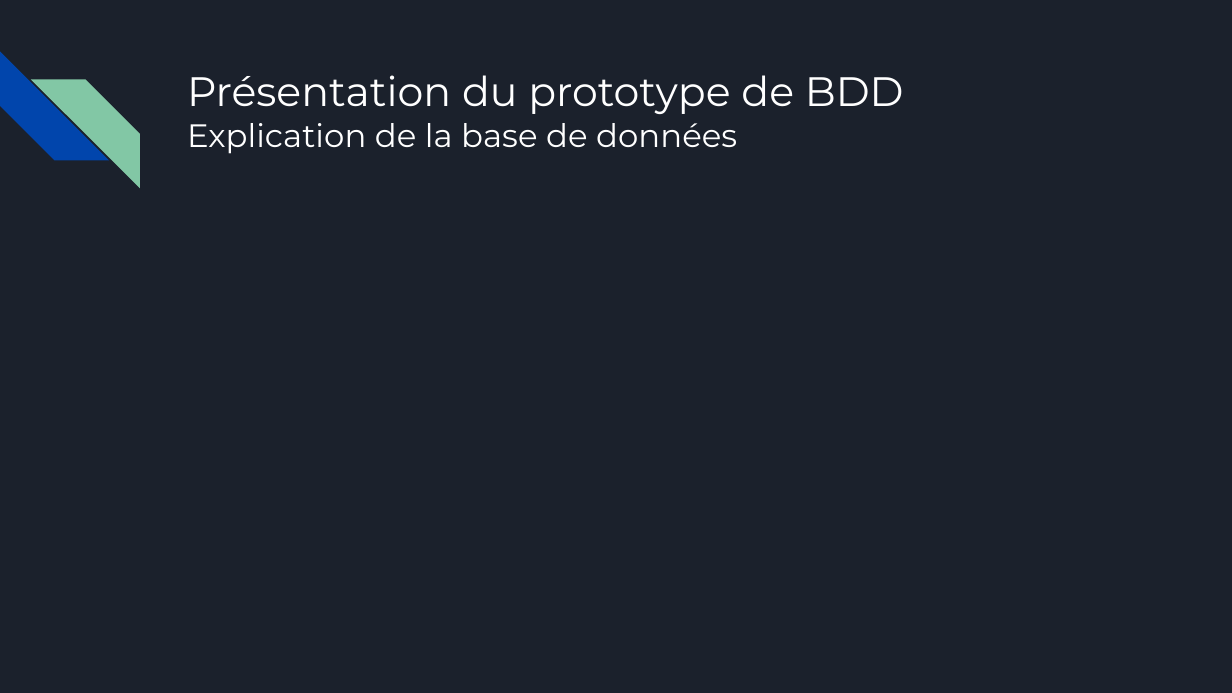
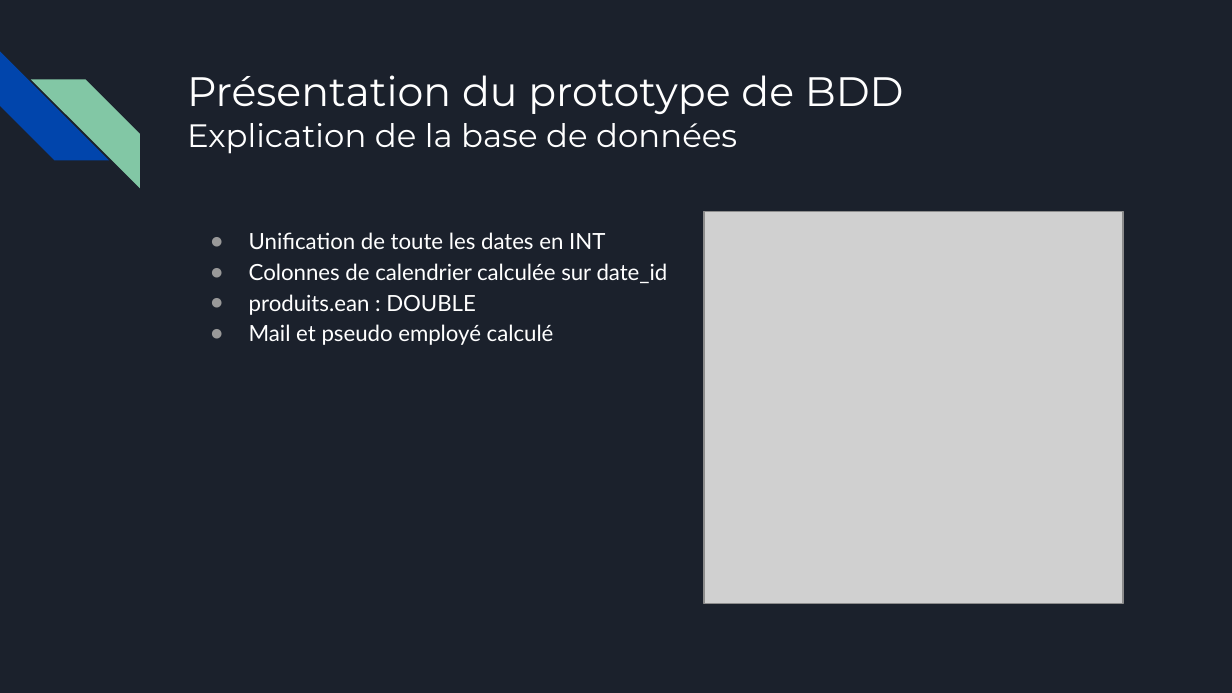
Before and after one commit to PAANNO/OPC-Data_Engineer, a slide deck: slide 6 of OPC4-Auditez_un_environnement_de_donnees/docs/slides/Template+de+support+de+présentation+(1).pptx. Drawn at 1232x693 pixels with LibreOffice and Linux fonts; fonts in the diff are those of the drawing; grey boxes stand for pictures. Boxes give left, top, right and bottom in pixels: in the first picture for what was removed or moved away, otherwise in the second. Text is boxed around its words. In the diff, an @@ line names an element or a change of style, - is before the commit and + after.

```diff
--- a/OPC4-Auditez_un_environnement_de_donnees/docs/slides/Template+de+support+de+présentation+(1).pptx
+++ b/OPC4-Auditez_un_environnement_de_donnees/docs/slides/Template+de+support+de+présentation+(1).pptx
@@ text added at [249, 232, 668, 345], 13 pt, text #FFFFFF @@
+● Unification de toute les dates en INT
+● Colonnes de calendrier calculée sur date_id
+● produits.ean : DOUBLE
+● Mail et pseudo employé calculé
@@ picture added at [703, 211, 1122, 602] @@
```
Also in this commit, not shown: 4 other slides changed, 3 other files.
